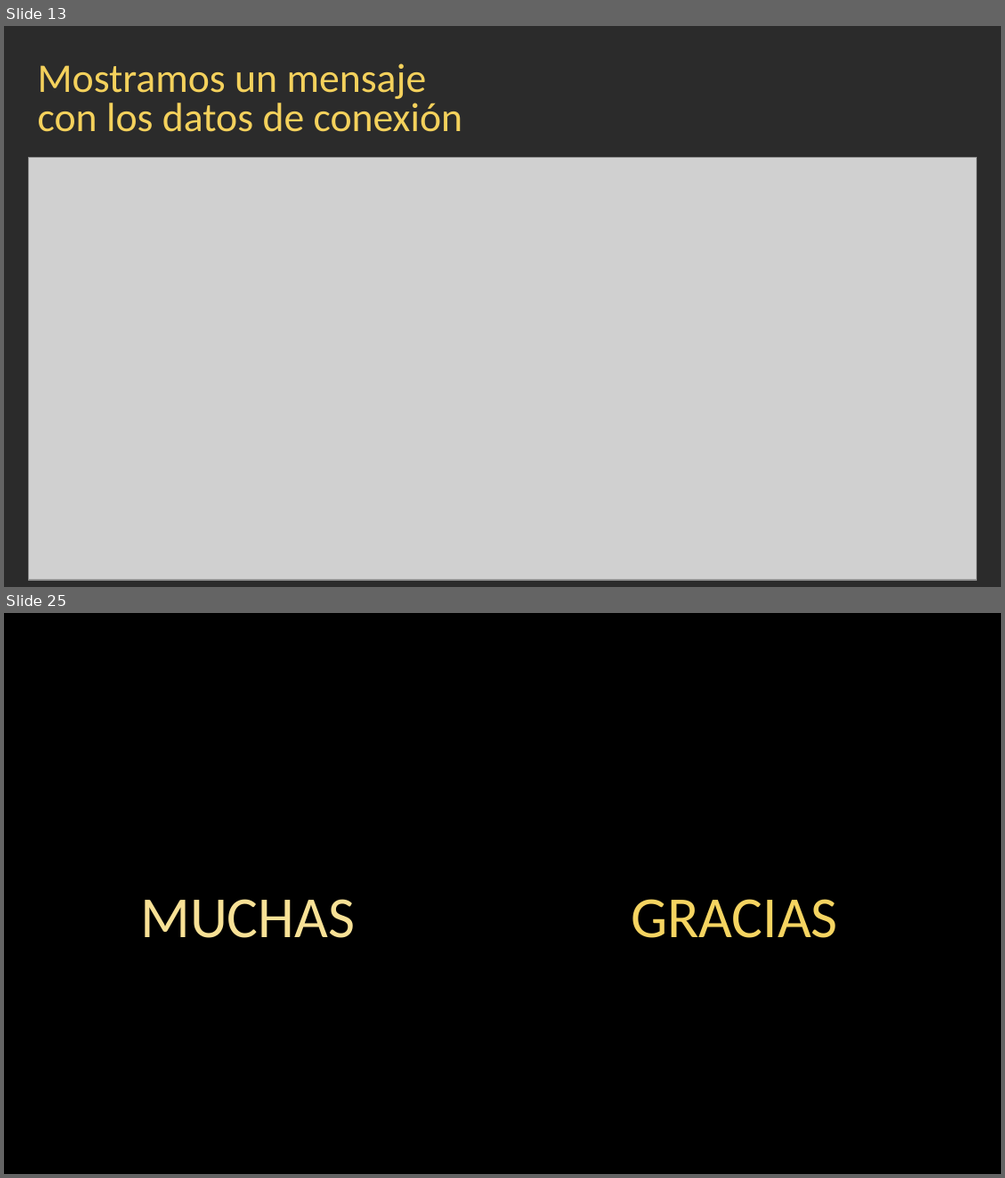
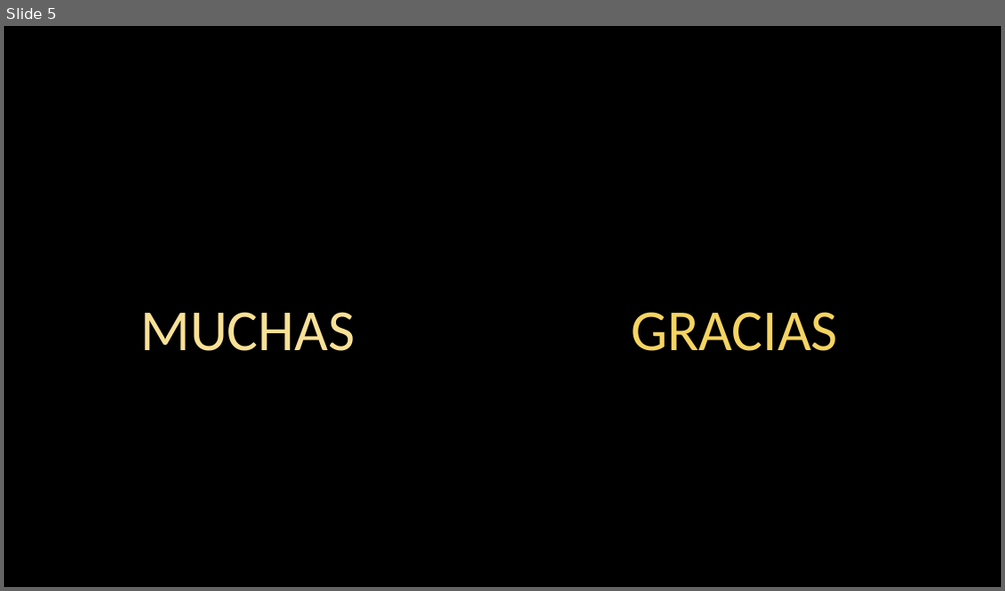
Before and after one commit to srodriguezp/.NetCore, a slide deck: 13) .Net MAUI/SQLite MAUI Blazor Híbrida (2024).pptx. Shown one above the other, each under a label of ours: slides 13 and 25 before the commit, slide 5 after it; the slides between them are not shown. The pictures are 1005x1178 and 1005x591 pixels, drawn with LibreOffice and Linux fonts; fonts in the diff are those of the drawing; grey boxes stand for pictures; background and template pictures are left out; a plain dark background stands for a picture behind light text. Boxes give left, top, right and bottom in pixels: in the first picture for what was removed or moved away, otherwise in the second. Text is boxed around its words. In the diff, an @@ line names an element or a change of style, - is before the commit and + after.

```diff
--- a/13) .Net MAUI/SQLite MAUI Blazor Híbrida (2024).pptx
+++ b/13) .Net MAUI/SQLite MAUI Blazor Híbrida (2024).pptx
@@ slide 13 removed at <box>4,26,1001,587</box>, background picture (left out) @@
@@ text removed at <box>38,63,462,132</box> @@
-Mostramos un mensaje
-con los datos de conexión
@@ picture removed at <box>29,157,976,580</box> @@
@@ what was slide 25 is now slide 5 @@
```
Also in this commit, not shown: 1 slide changed, 3 slides added, 22 other slides removed, 44 other files.
